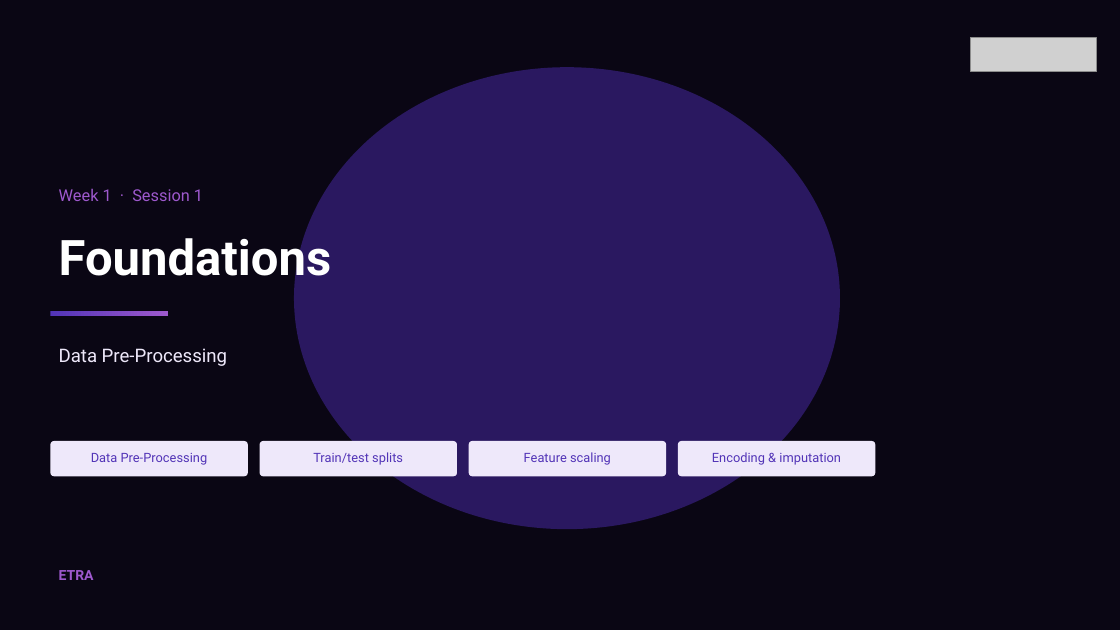
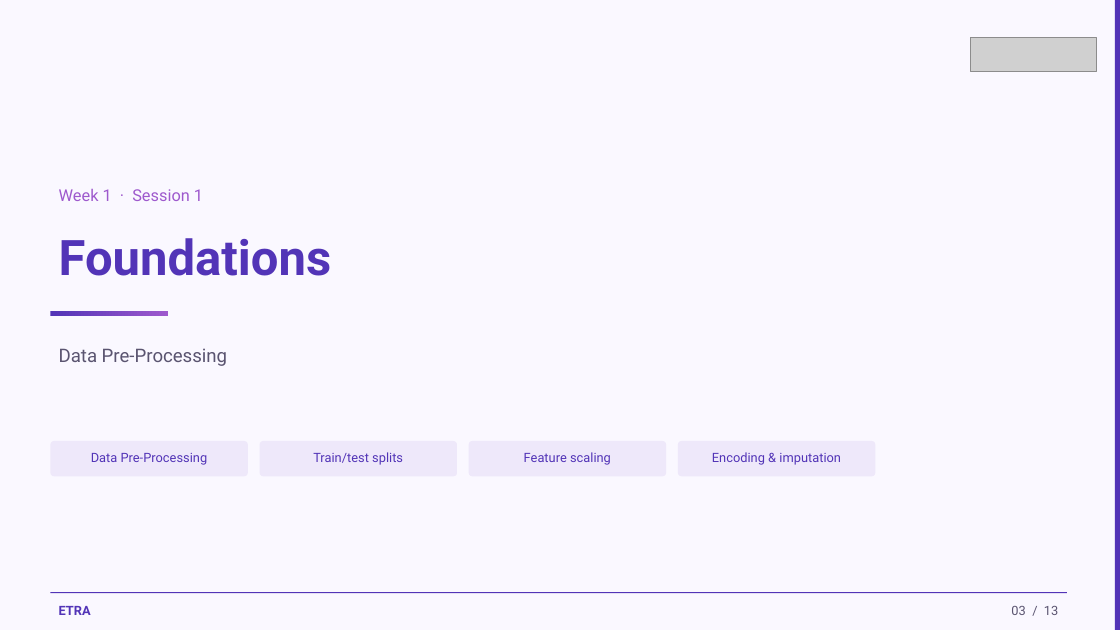
Before and after one commit to iksasa15/AI-ML, a slide deck: slide 3 of web-presentation/pdf-exports/Week1-Session1-Foundations.pptx. Drawn at 1120x630 pixels with LibreOffice and Linux fonts; fonts in the diff are those of the drawing; grey boxes stand for pictures. Boxes give left, top, right and bottom in pixels: in the first picture for what was removed or moved away, otherwise in the second. Text is boxed around its words. In the diff, an @@ line names an element or a change of style, - is before the commit and + after.

```diff
--- a/web-presentation/pdf-exports/Week1-Session1-Foundations.pptx
+++ b/web-presentation/pdf-exports/Week1-Session1-Foundations.pptx
@@ background #0A0614 to #FAF8FF @@
@@ rectangle added at box(1115, 0, 1120, 630), fill #5234B7 @@
@@ ellipse removed at box(294, 67, 840, 529) @@
@@ text "Foundations" at box(59, 238, 332, 276): text colour #FFFFFF to #5234B7 @@
@@ text "Data Pre-Processing" at box(59, 348, 227, 366): text colour #EEE8FA to #5A5470 @@
@@ text "ETRA": place and size @@
-text "ETRA" at box(59, 570, 94, 580)
+text "ETRA" at box(59, 606, 91, 615)
@@ text "ETRA" at box(59, 606, 91, 615): size 12 to 11 pt, text colour #9E59CD to #5234B7 @@
@@ rectangle added at box(50, 592, 1067, 593), fill #5234B7 @@
@@ text added at box(1011, 606, 1058, 615), 11 pt, text #5A5470 @@
+03 / 13
```
Also in this commit, not shown: 1 other slide changed, 5 other files.
